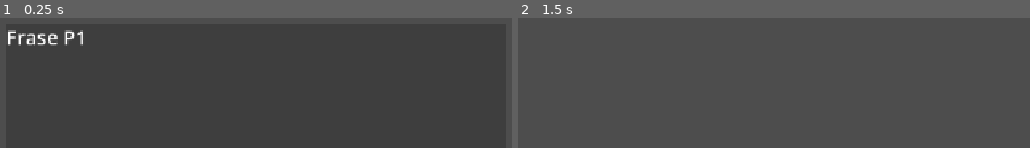
Above: before the commit, frames 1-2 (left to right).
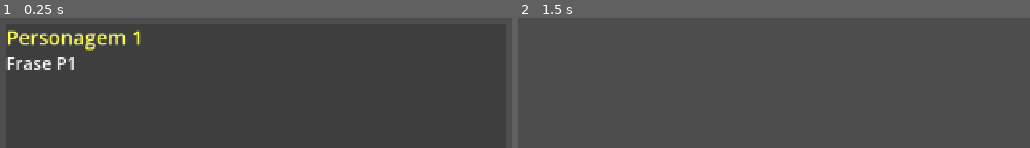
Above: after the commit, the same moments.

Repository: alxngrnj/djuff-grupo2
Game: Godot game, scene res://scenes/Fogueira.tscn
The game is run twice, just before and just after one commit, with the same random seed, the same clock (stepped at 60 frames per second) and the same inputs. This scene is started directly instead of the project's main scene. The engine's default icon, where the game draws it, is replaced by a stand-in: a white triangle on a blue panel in a dark square.
Inputs:
- Up to frame 1 (0.25 s): no input
- Up to frame 2 (1.5 s): tap Enter (ui_accept) at 0.5, 1.35 s; hold Enter (ui_accept) 0.53-1.28 s

The runs differ from the first frame. In frame 1, 2.5% of the frame differs, in the area x 1-28%, y 9-40%; in frame 2, nothing differs.

Commit message:
Ajustes em 'DialogueBox': Add nome do personagem na caixa de texto.

Diff:
--- a/scenes/Fogueira.tscn
+++ b/scenes/Fogueira.tscn
@@ -3,7 +3,11 @@
 [ext_resource type="Script" uid="uid://bmh7rnju5ttam" path="res://scripts/dialogue_manager.gd" id="1_url2g"]
 
 [sub_resource type="LabelSettings" id="LabelSettings_3sytw"]
+font_size = 28
+
+[sub_resource type="LabelSettings" id="LabelSettings_nibba"]
 font_size = 32
+font_color = Color(1, 1, 0.38039216, 1)
 
 [node name="Fogueira" type="Node2D" unique_id=1613490273]
 
@@ -46,10 +50,18 @@
 anchors_preset = 15
 anchor_right = 1.0
 anchor_bottom = 1.0
+offset_top = 45.0
 grow_horizontal = 2
 grow_vertical = 2
 text = "Dialogue Text"
 label_settings = SubResource("LabelSettings_3sytw")
 autowrap_mode = 3
 
+[node name="NameText" type="Label" parent="DialogueManager/DialogueBox" unique_id=1783447703]
+layout_mode = 1
+offset_right = 40.0
+offset_bottom = 23.0
+text = "Personagem"
+label_settings = SubResource("LabelSettings_nibba")
+
 [node name="SceneManager" type="Node" parent="." unique_id=467625782]
--- a/scripts/dialogue_manager.gd
+++ b/scripts/dialogue_manager.gd
@@ -2,8 +2,17 @@
 
 @onready var dialogue_box: Control = $DialogueBox
 @onready var dialogue_text: Label = $DialogueBox/DialogueText
+@onready var name_text: Label = $DialogueBox/NameText
 
-# Dialogos de cada personagem
+#nome dos personagens; substituir depois
+var character_names = {
+	"Lena" : "Lena",
+	"P1" : "Personagem 1",
+	"P2" : "Personagem 2",
+	"P3" : "Personagem 3"
+}
+
+# Dialogos de cada personagem; adicionar dialogos aqui
 var character_dialogues = {
 	"Lena" : [
 		"Frase Lena"
@@ -18,28 +27,31 @@
 		"Frase P3"
 	]
 }
+
 var dialogue_lines = []
 var current_line_index: int = 0 #indica o dialogo atual
 var is_dialogue_active: bool = false
 
 func _ready() -> void:
-	dialogue_box.visible = false
+	dialogue_box.visible = false #caixa de texto invisível de inicio.
 
-	start_dialogue("P1")
+	start_dialogue("P1") #teste de dialogo.
 
 func start_dialogue(character_id: String) -> void: #envia como parametro o personagem selecionado na cena
-	get_tree().paused = true
+	get_tree().paused = true #pausa o jogo enquanto o dialogo acontece
 	dialogue_lines = character_dialogues[character_id]
+
+	name_text.text = character_names.get(character_id, character_id)
 
 	current_line_index = 0
 	is_dialogue_active = true
-	dialogue_box.visible = true
+	dialogue_box.visible = true #caixa de texto aparece
 	dialogue_text.text = dialogue_lines[current_line_index]
 
 func _input(event):
-	if not is_dialogue_active:
+	if not is_dialogue_active: #verifica se o dialogo está ativo
 		return
-	if event.is_action_pressed("ui_accept"):
+	if event.is_action_pressed("ui_accept"): #se estiver ativo, espera o jogador apertar ENTER
 		advance_dialogue()
 
 func advance_dialogue():
@@ -47,6 +59,6 @@
 		current_line_index += 1
 		dialogue_text.text = dialogue_lines[current_line_index]
 	else:
-		get_tree().paused = false
+		get_tree().paused = false #despausa o jogo
 		is_dialogue_active = false
-		dialogue_box.visible = false
+		dialogue_box.visible = false #caixa de texto desaparece
